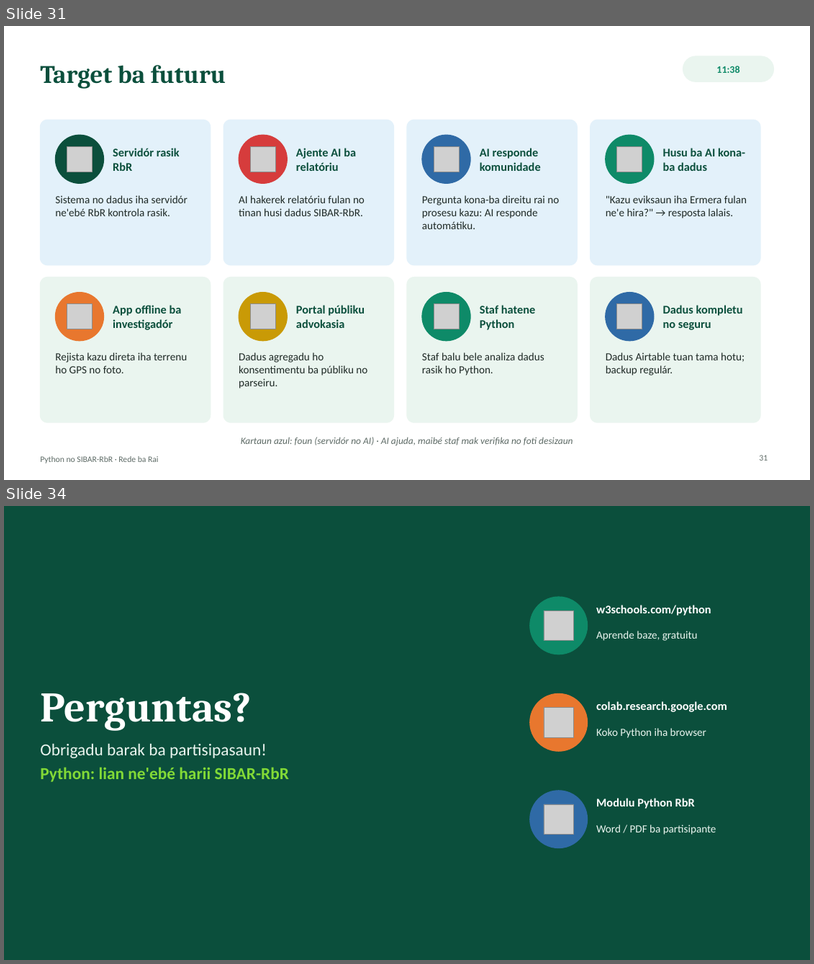
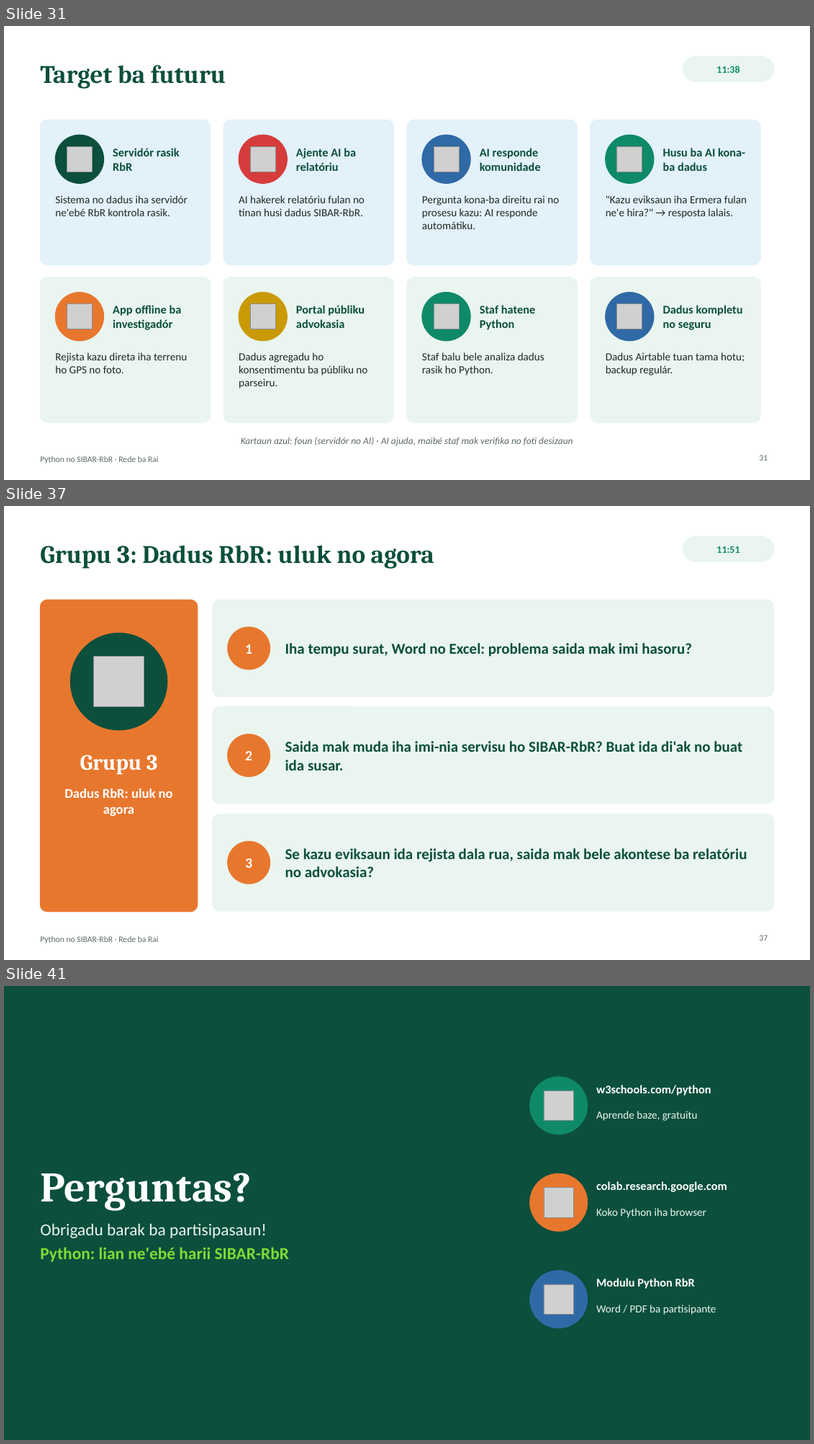
Before and after one commit to Odoly23/SMKRE, a slide deck: docs/formasaun/RbR_Sesaun_Python_SIBAR-RbR.pptx. Shown one above the other, each under a label of ours: slides 31 and 34 before the commit, slides 31, 37 and 41 after it; the slides between them are not shown. The pictures are 814x964 and 814x1444 pixels, drawn with LibreOffice and Linux fonts; fonts in the diff are those of the drawing; grey boxes stand for pictures. Boxes give left, top, right and bottom in pixels: in the first picture for what was removed or moved away, otherwise in the second. Text is boxed around its words. In the diff, an @@ line names an element or a change of style, - is before the commit and + after.

```diff
--- a/docs/formasaun/RbR_Sesaun_Python_SIBAR-RbR.pptx
+++ b/docs/formasaun/RbR_Sesaun_Python_SIBAR-RbR.pptx
@@ slide 37 added at [4,506,810,960], background #FFFFFF; not listed: 1 template element that a slide beside it also shows @@
@@ title added at [40,545,435,568], 30 pt, text #0B4F3C, bold @@
+Grupu 3: Dadus RbR: uluk no agora
@@ rounded rectangle added at [684,536,774,561], fill #EAF5EF, outline #EAF5EF 1 pt @@
@@ text added at [717,546,740,553], 12 pt, text #0E8A68, bold @@
+11:51
@@ rounded rectangle added at [40,600,198,911], fill #E8772E, outline #E8772E 1 pt @@
@@ rounded rectangle added at [213,600,774,697], fill #EAF5EF, outline #EAF5EF 1 pt @@
@@ ellipse added at [70,633,167,730], fill #0B4F3C, outline #0B4F3C 1 pt @@
@@ ellipse added at [228,627,270,669], fill #E8772E, outline #E8772E 1 pt @@
@@ picture added at [93,656,144,706] @@
@@ text added at [245,644,252,654], 17 pt, text #FFFFFF, bold @@
+1
@@ text added at [286,643,692,656], 18 pt, text #0B4F3C, bold @@
+Iha tempu surat, Word no Excel: problema saida mak imi hasoru?
@@ rounded rectangle added at [213,707,774,803], fill #EAF5EF, outline #EAF5EF 1 pt @@
@@ ellipse added at [228,734,270,777], fill #E8772E, outline #E8772E 1 pt @@
@@ text added at [286,741,743,770], 18 pt, text #0B4F3C, bold @@
+Saida mak muda iha imi-nia servisu ho SIBAR-RbR? Buat ida di'ak no buat ida susar.
@@ text added at [80,754,157,774], 26 pt, text #FFFFFF, bold @@
+Grupu 3
@@ text added at [245,751,252,760], 17 pt, text #FFFFFF, bold @@
+2
@@ text added at [64,788,173,816], 16 pt, text #FFFFFF, bold @@
+Dadus RbR: uluk no agora
@@ rounded rectangle added at [213,814,774,911], fill #EAF5EF, outline #EAF5EF 1 pt @@
@@ ellipse added at [228,841,270,883], fill #E8772E, outline #E8772E 1 pt @@
@@ text added at [286,848,747,877], 18 pt, text #0B4F3C, bold @@
+Se kazu eviksaun ida rejista dala rua, saida mak bele akontese ba relatóriu no advokasia?
@@ text added at [245,858,252,867], 17 pt, text #FFFFFF, bold @@
+3
@@ page number added at [759,934,768,940], 10 pt, text #5E6B66 @@
+37
@@ what was slide 34 is now slide 41 @@
```
Also in this commit, not shown: 3 slides changed, 6 other slides added, 1 other file.
